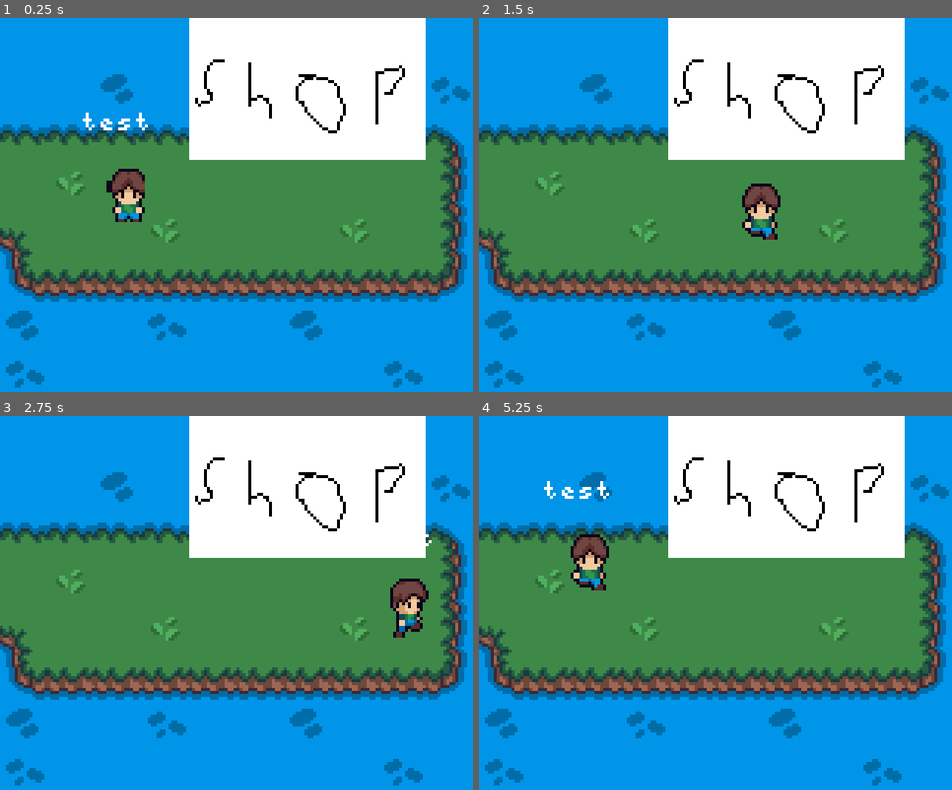
Above: before the commit, frames 1-4 (two rows, left to right).
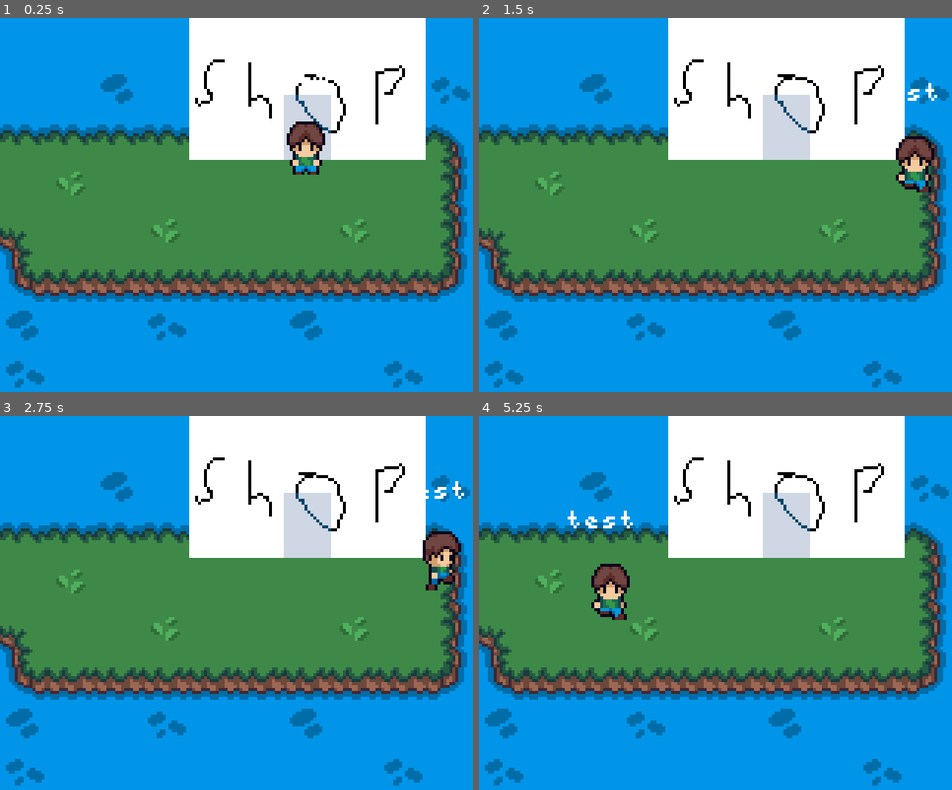
Above: after the commit, the same moments.

Repository: ColinVanderMeer/UntitledFishingGameGodot
Game: Godot game, scene res://shopIsland.tscn
Same seed, same stepped clock (60 frames per second), same inputs: the game is played once before the commit and once after it. The project has no main scene, so this scene is started directly.
Inputs:
- Up to frame 1 (0.25 s): no input
- Up to frame 2 (1.5 s): tap Enter at 0.5 s; hold Right (ui_right) 0.53-1.28 s; tap E (interact) at 0.6, 1.35 s; hold Down (ui_down) from 1.28 s (still down)
- Up to frame 3 (2.75 s): release Down (ui_down) at 2.03 s; hold Right (ui_right) from 2.03 s (still down); tap E (interact) at 2.1 s
- Up to frame 4 (5.25 s): release Right (ui_right) at 2.78 s; hold Up (ui_up) 2.78-3.53 s; tap E (interact) every 0.75 s from 2.85 to 5.1 s; tap Space at 3.5 s; hold Left (ui_left) 3.53-5.03 s; hold Down (ui_down) from 5.03 s (still down)

The runs differ from the first frame. In frame 1, 3.1% of the frame differs, in the area x 17-70%, y 15-55%; in frame 2, 3.7%; in frame 3, 3.7%; in frame 4, 3.8%, in the area x 13-70%, y 17-55%.

Commit message:
Add "custom" transition coordinates and shop greybox

Diff:
--- /dev/null
+++ b/Bathroom.tscn
@@ -0,0 +1,69 @@
+[gd_scene load_steps=8 format=4 uid="uid://ctp8gcbbwt2r"]
+
+[ext_resource type="TileSet" uid="uid://5ec7aqryvhob" path="res://Tileset.tres" id="1_iyxh2"]
+[ext_resource type="Theme" uid="uid://cqlcjx0e4f7ox" path="res://new_theme.tres" id="2_l20ly"]
+[ext_resource type="PackedScene" uid="uid://cv2fcay36vca2" path="res://player.tscn" id="3_618us"]
+[ext_resource type="Script" uid="uid://dl5tqwls5bk8p" path="res://scene_change.gd" id="4_hwn3p"]
+[ext_resource type="Script" uid="uid://bosh1ciewx1gk" path="res://interact_area.gd" id="5_l20ly"]
+
+[sub_resource type="RectangleShape2D" id="RectangleShape2D_vtfgw"]
+size = Vector2(20, 4)
+
+[sub_resource type="RectangleShape2D" id="RectangleShape2D_618us"]
+size = Vector2(16, 16)
+
+[node name="Node2D" type="Node2D"]
+
+[node name="TileMapLayer" type="TileMapLayer" parent="."]
+tile_map_data = PackedByteArray("AAACAAcAAAACAAMAAAACAAYAAAACAAMAAAACAAUAAAACAAMAAAACAAQAAAACAAMAAAACAAMAAAACAAMAAAADAAMAAAACAAMAAAAEAAMAAAACAAMAAAAFAAMAAAACAAMAAAAGAAMAAAACAAMAAAAHAAMAAAABAAEAAAA=")
+tile_set = ExtResource("1_iyxh2")
+
+[node name="TextBox" type="Panel" parent="." groups=["TextBox"]]
+visible = false
+offset_left = 2.0
+offset_top = 82.0
+offset_right = 158.0
+offset_bottom = 126.0
+theme = ExtResource("2_l20ly")
+
+[node name="Label" type="Label" parent="TextBox"]
+layout_mode = 0
+offset_left = 3.0
+offset_top = 3.0
+offset_right = 153.0
+offset_bottom = 42.0
+theme_override_constants/line_spacing = 1
+text = "Welcome to Fishing! Use L
+to interact with objects,
+K to close text boxes,
+and I to open the menu."
+
+[node name="Player" parent="." instance=ExtResource("3_618us")]
+position = Vector2(40, 113)
+
+[node name="Transitions" type="Node2D" parent="."]
+
+[node name="Shop" type="Area2D" parent="Transitions"]
+collision_layer = 4
+collision_mask = 0
+script = ExtResource("4_hwn3p")
+direction = 4
+map = "uid://dkyi81pt0xq8h"
+custom_coordinates = Vector2(7, 9)
+
+[node name="CollisionShape2D" type="CollisionShape2D" parent="Transitions/Shop"]
+position = Vector2(40, 133)
+shape = SubResource("RectangleShape2D_vtfgw")
+
+[node name="FishableArea" type="Area2D" parent="."]
+position = Vector2(18, 15)
+collision_layer = 2
+collision_mask = 0
+script = ExtResource("5_l20ly")
+interact_label = "Fibsh"
+interact_type = "fish_area"
+interact_value = "This is where you would fish"
+
+[node name="CollisionShape2D" type="CollisionShape2D" parent="FishableArea"]
+position = Vector2(102, 41)
+shape = SubResource("RectangleShape2D_618us")
--- a/player.gd
+++ b/player.gd
@@ -107,6 +107,8 @@
 			Global.player_spawn_position = Vector2(self.global_position.x, 8)
 		3: # West
 			Global.player_spawn_position = Vector2(152, self.global_position.y)
+		4:
+			Global.player_spawn_position = area.custom_coordinates
 
 	call_deferred("_deferred_scene_change", area.map)
 
--- a/project.godot
+++ b/project.godot
@@ -41,6 +41,7 @@
 "events": [Object(InputEventKey,"resource_local_to_scene":false,"resource_name":"","device":-1,"window_id":0,"alt_press …(192 unchanged characters)…
 , Object(InputEventKey,"resource_local_to_scene":false,"resource_name":"","device":-1,"window_id":0,"alt_pressed":false …(183 unchanged characters)…
 , Object(InputEventKey,"resource_local_to_scene":false,"resource_name":"","device":-1,"window_id":0,"alt_pressed":false …(182 unchanged characters)…
+, Object(InputEventJoypadButton,"resource_local_to_scene":false,"resource_name":"","device":-1,"button_index":0,"pressure":0.0,"pressed":true,"script":null)
 ]
 }
 
--- a/scene_change.gd
+++ b/scene_change.gd
@@ -1,7 +1,8 @@
 extends Area2D
 
-enum direction_enum {North, East, South, West}
+enum direction_enum {North, East, South, West, Custom}
 
 @export var interact_type = "scene_change"
 @export var direction: direction_enum
 @export_file("*.tscn") var map
+@export var custom_coordinates: Vector2
--- a/shop.tscn
+++ b/shop.tscn
@@ -8,10 +8,12 @@
 [sub_resource type="RectangleShape2D" id="RectangleShape2D_myf4l"]
 size = Vector2(20, 4)
 
+[sub_resource type="RectangleShape2D" id="RectangleShape2D_fgaav"]
+size = Vector2(20, 4)
+
 [node name="Node2D" type="Node2D"]
 
 [node name="TileMapLayer" type="TileMapLayer" parent="."]
-tile_map_data = PackedByteArray(0, 0, 2, 0, 7, 0, 0, 0, 1, 0, 1, 0, 0, 0)
 tile_set = ExtResource("1_fgaav")
 
 [node name="TextBox" type="Panel" parent="." groups=["TextBox"]]
@@ -35,7 +37,7 @@
 and I to open the menu."
 
 [node name="Player" parent="." instance=ExtResource("3_gmb2m")]
-position = Vector2(43, 59)
+position = Vector2(98, 107)
 
 [node name="Transitions" type="Node2D" parent="."]
 
@@ -43,9 +45,89 @@
 collision_layer = 4
 collision_mask = 0
 script = ExtResource("4_8kdgp")
-direction = 2
+direction = 4
 map = "uid://bjgolrncoxa5f"
+custom_coordinates = Vector2(104, 43)
 
 [node name="CollisionShape2D" type="CollisionShape2D" parent="Transitions/Shop"]
 position = Vector2(40, 133)
 shape = SubResource("RectangleShape2D_myf4l")
+
+[node name="Bathroom" type="Area2D" parent="Transitions"]
+collision_layer = 4
+collision_mask = 0
+script = ExtResource("4_8kdgp")
+direction = 4
+map = "uid://ctp8gcbbwt2r"
+custom_coordinates = Vector2(40, 113)
+
+[node name="CollisionShape2D" type="CollisionShape2D" parent="Transitions/Bathroom"]
+position = Vector2(7, -5)
+shape = SubResource("RectangleShape2D_fgaav")
+
+[node name="Greyboxing" type="Control" parent="."]
+layout_mode = 3
+anchors_preset = 0
+offset_right = 3.0
+offset_bottom = 3.0
+
+[node name="TopWall" type="Panel" parent="Greyboxing"]
+layout_mode = 0
+offset_right = 159.0
+offset_bottom = 16.0
+
+[node name="PC" type="Panel" parent="Greyboxing"]
+layout_mode = 0
+offset_left = 144.0
+offset_right = 160.0
+offset_bottom = 16.0
+
+[node name="FishTank" type="Panel" parent="Greyboxing"]
+layout_mode = 0
+offset_top = 67.0
+offset_right = 16.0
+offset_bottom = 99.0
+
+[node name="CashDoor" type="Panel" parent="Greyboxing"]
+layout_mode = 0
+offset_left = 144.0
+offset_top = 48.0
+offset_right = 160.0
+offset_bottom = 64.0
+
+[node name="Cash" type="Panel" parent="Greyboxing"]
+layout_mode = 0
+offset_left = 144.0
+offset_top = 92.0
+offset_right = 160.0
+offset_bottom = 108.0
+
+[node name="Cash2" type="Panel" parent="Greyboxing"]
+layout_mode = 0
+offset_left = 128.0
+offset_top = 48.0
+offset_right = 144.0
+offset_bottom = 108.0
+
+[node name="Bathroom Door" type="Panel" parent="Greyboxing"]
+layout_mode = 0
+offset_right = 16.0
+offset_bottom = 16.0
+
+[node name="FishDisplay1" type="Panel" parent="Greyboxing"]
+layout_mode = 0
+offset_left = 72.0
+offset_right = 88.0
+offset_bottom = 16.0
+
+[node name="FishDisplay2" type="Panel" parent="Greyboxing"]
+layout_mode = 0
+offset_left = 104.0
+offset_right = 120.0
+offset_bottom = 16.0
+
+[node name="FishDisplay3" type="Panel" parent="Greyboxing"]
+layout_mode = 0
+offset_left = 40.0
+offset_right = 56.0
+offset_bottom = 16.0
--- a/shopIsland.tscn
+++ b/shopIsland.tscn
@@ -62,7 +62,7 @@
 texture = ExtResource("5_2rpcb")
 
 [node name="Player" parent="." instance=ExtResource("5_8f1rm")]
-position = Vector2(43, 59)
+position = Vector2(104, 43)
 
 [node name="Transitions" type="Node2D" parent="."]
 
@@ -81,7 +81,9 @@
 collision_layer = 4
 collision_mask = 0
 script = ExtResource("4_2jreh")
-map = "uid://b5onu7132firl"
+direction = 4
+map = "uid://dkyi81pt0xq8h"
+custom_coordinates = Vector2(39.1, 114.1)
 
 [node name="CollisionShape2D" type="CollisionShape2D" parent="Transitions/Shop"]
 position = Vector2(104, 27)
Binary file changed: assets/shop.png
Not shown: 1 places in shop.tscn that only renumber resources
